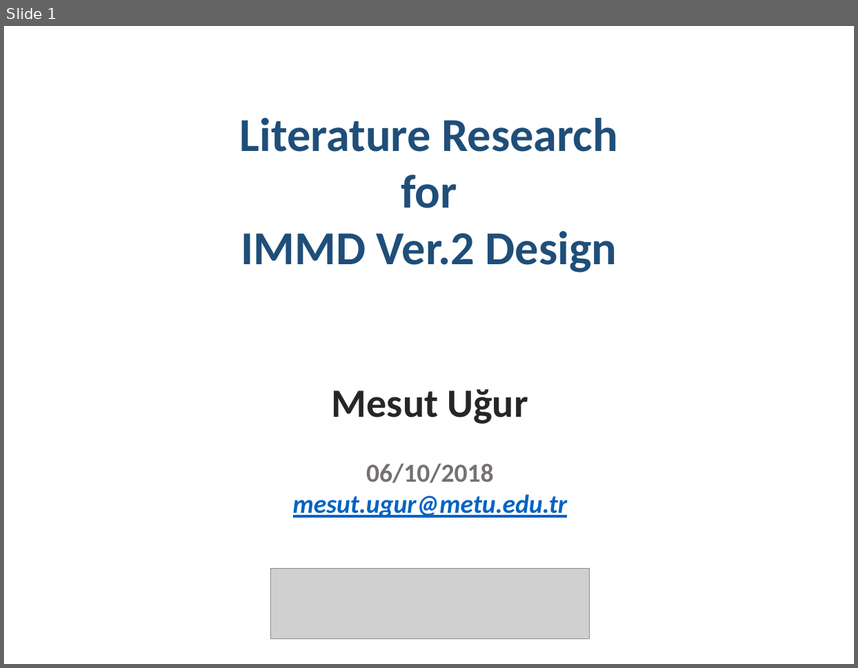
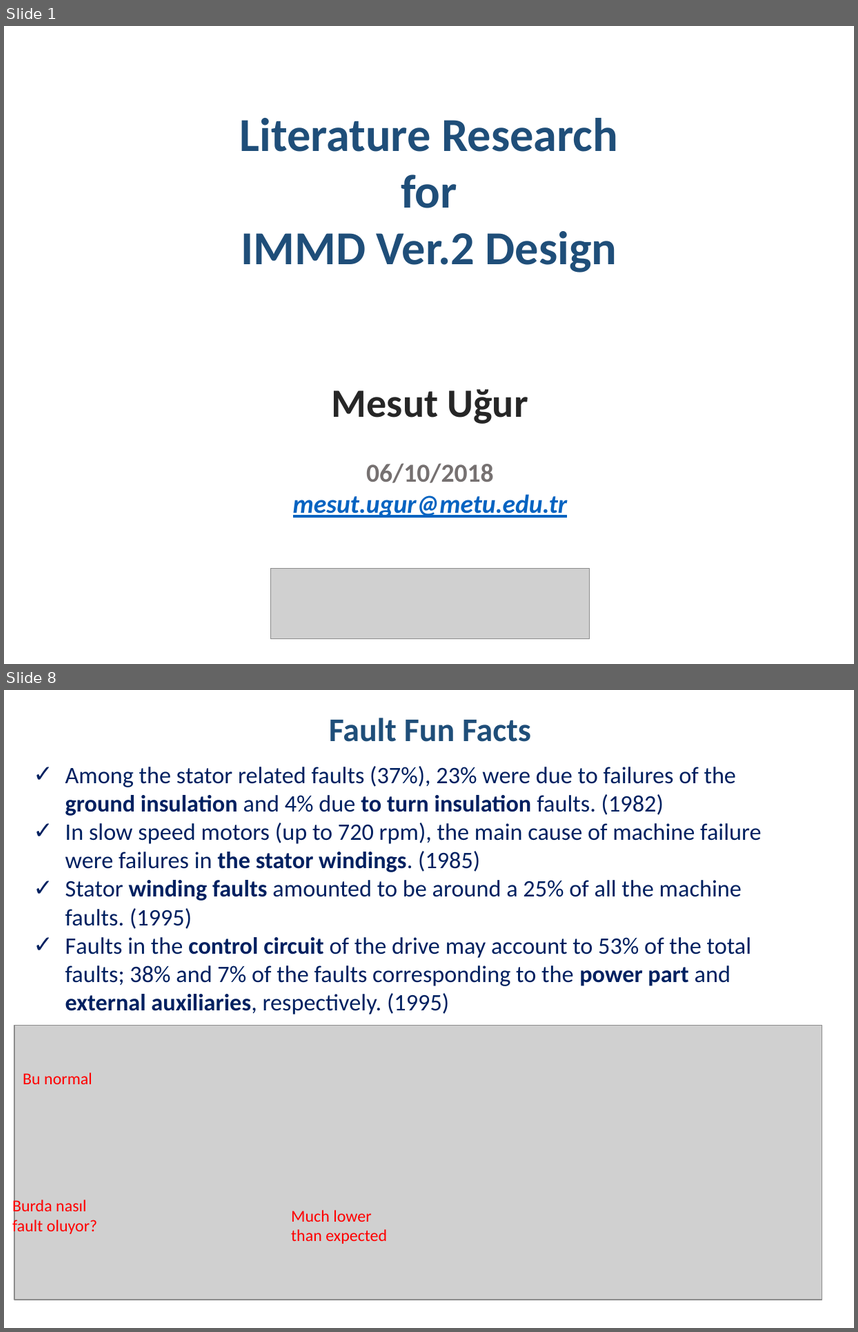
Before and after one commit to hakanpolat/IMMD, a slide deck: Literature/immd_ver2_research.pptx. Shown one above the other, each under a label of ours: slide 1 before the commit, slides 1 and 8 after it; the slides between them are not shown. The pictures are 858x668 and 858x1332 pixels, drawn with LibreOffice and Linux fonts; fonts in the diff are those of the drawing; grey boxes stand for pictures. Boxes give left, top, right and bottom in pixels: in the first picture for what was removed or moved away, otherwise in the second. Text is boxed around its words. In the diff, an @@ line names an element or a change of style, - is before the commit and + after.

Commit message:
Fault tolerant drives üzerine.

```diff
--- a/Literature/immd_ver2_research.pptx
+++ b/Literature/immd_ver2_research.pptx
@@ slide 8 added at [4,690,854,1328], background #FFFFFF @@
@@ text added at [329,718,531,742], 28 pt, text #1F4E79, bold @@
+Fault Fun Facts
@@ text added at [65,766,761,1014], 20 pt, text #002060 @@
+✓ Among the stator related faults (37%), 23% were due to failures of the ground insulation and 4% due to turn insulation faults. (1982)
+✓ In slow speed motors (up to 720 rpm), the main cause of machine failure were failures in the stator windings. (1985)
+✓ Stator winding faults amounted to be around a 25% of all the machine faults. (1995)
+✓ Faults in the control circuit of the drive may account to 53% of the total faults; 38% and 7% of the faults corresponding to the power part and external auxiliaries, respectively. (1995)
@@ picture added at [14,1025,822,1299] @@
@@ text added at [23,1072,92,1084], 14 pt, text #FF0000 @@
+Bu normal
@@ text added at [12,1197,97,1236], 14 pt, text #FF0000 @@
+Burda nasıl fault oluyor?
@@ text added at [291,1210,387,1243], 14 pt, text #FF0000 @@
+Much lower than expected
```
Also in this commit, not shown: 13 slides changed, 20 other slides added, 2 slides removed, 4 other files.
